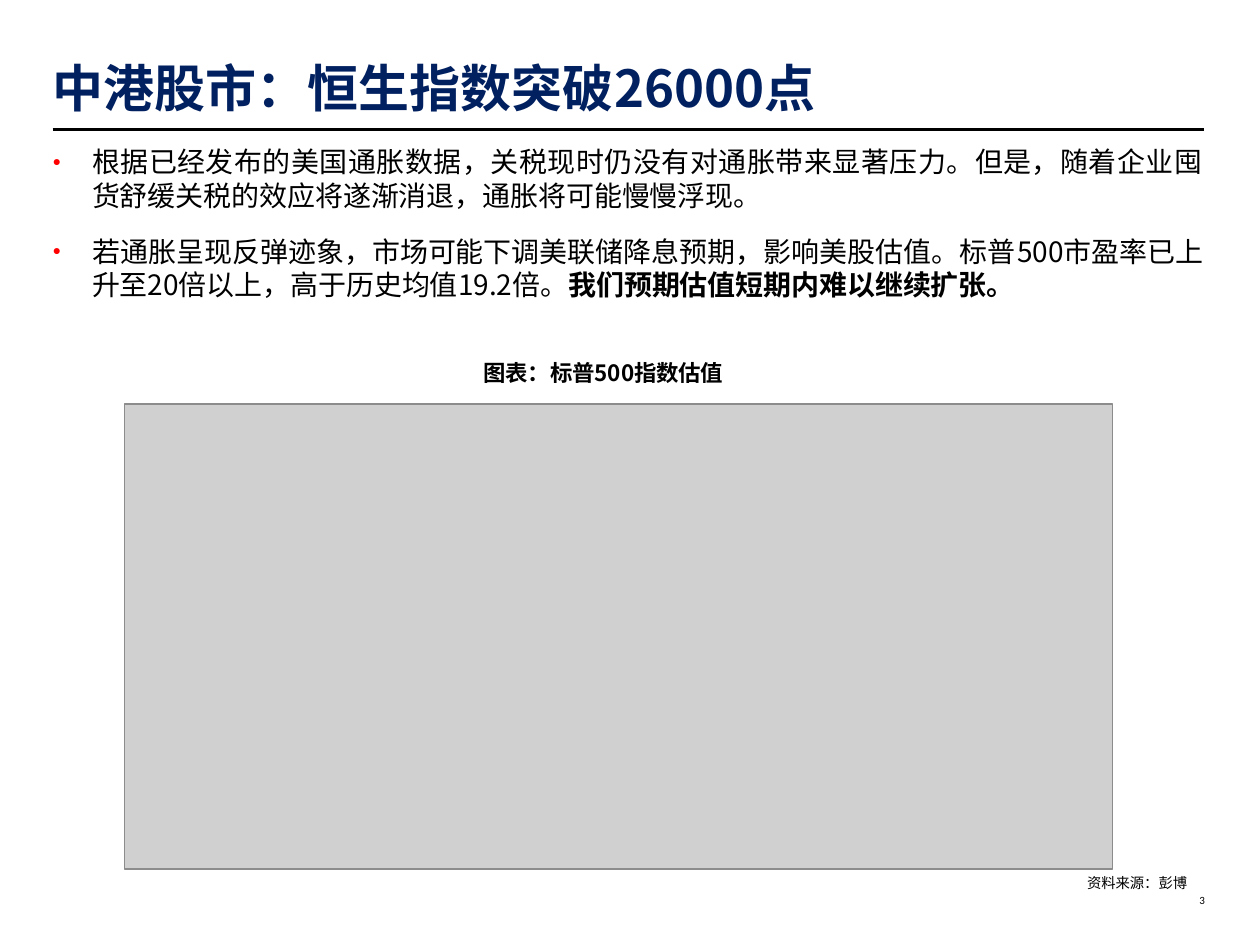
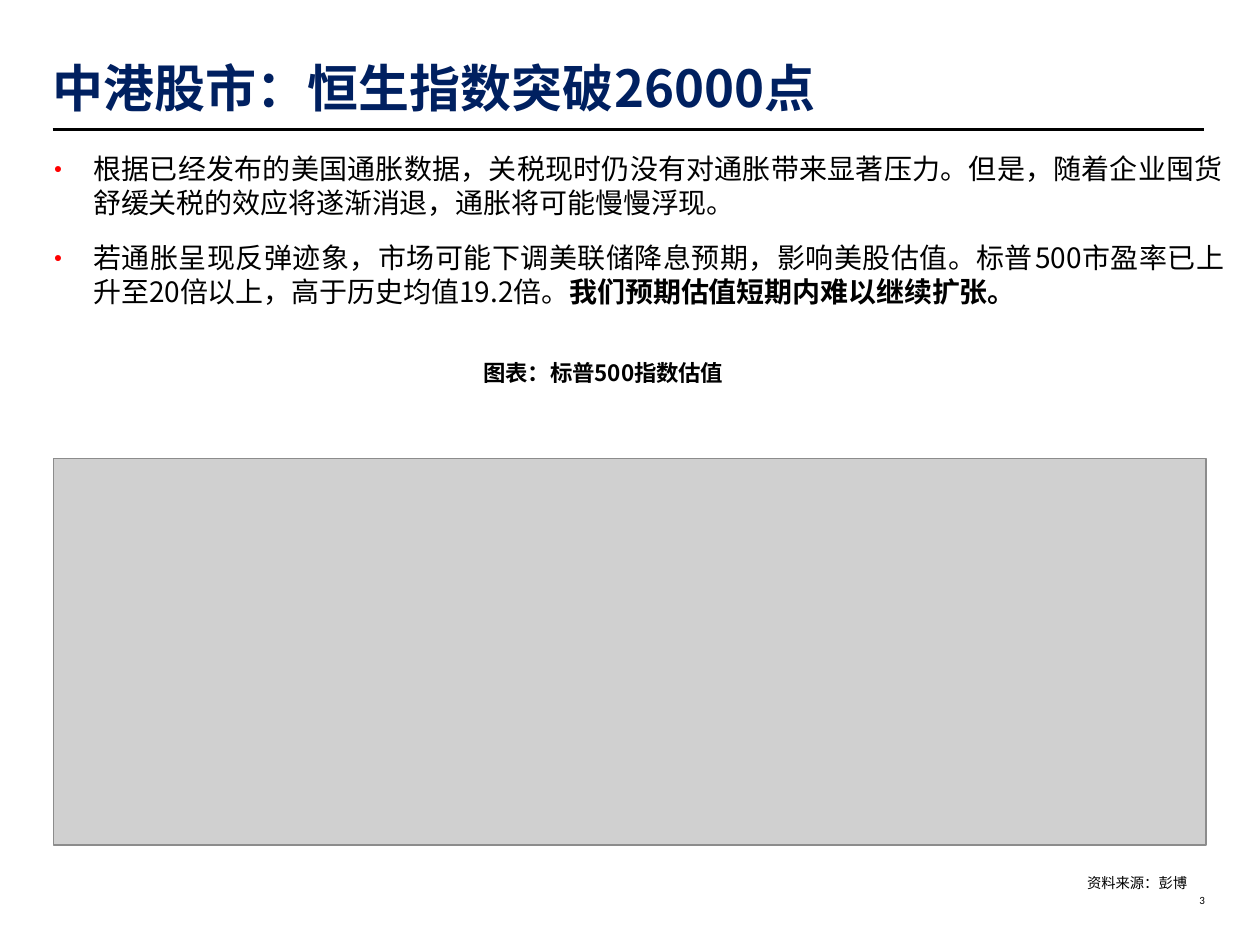
Before and after one commit to Charlotte-fargo/ai_ppt, a slide deck: slide 3 of template/AI PPT v3.pptx. Drawn at 1260x945 pixels with LibreOffice and Linux fonts; fonts in the diff are those of the drawing; grey boxes stand for pictures; background and template pictures are left out. Boxes give left, top, right and bottom in pixels: in the first picture for what was removed or moved away, otherwise in the second. Text is boxed around its words. In the diff, an @@ line names an element or a change of style, - is before the commit and + after.

```diff
--- a/template/AI PPT v3.pptx
+++ b/template/AI PPT v3.pptx
@@ text "根据已经发布的美国通胀数据，关税现时仍没有对通胀带来显著压力。但是，随着企业囤货舒缓关税的效应将遂渐消退，通胀将可能慢慢 ..." rewrapped from (x1=92, y1=148, x2=1204, y2=298) to (x1=93, y1=155, x2=1224, y2=305) @@
@@ picture resized from (x1=125, y1=404, x2=1113, y2=869) to (x1=54, y1=459, x2=1207, y2=845) @@
```
Also in this commit, not shown: 5 other slides changed.
